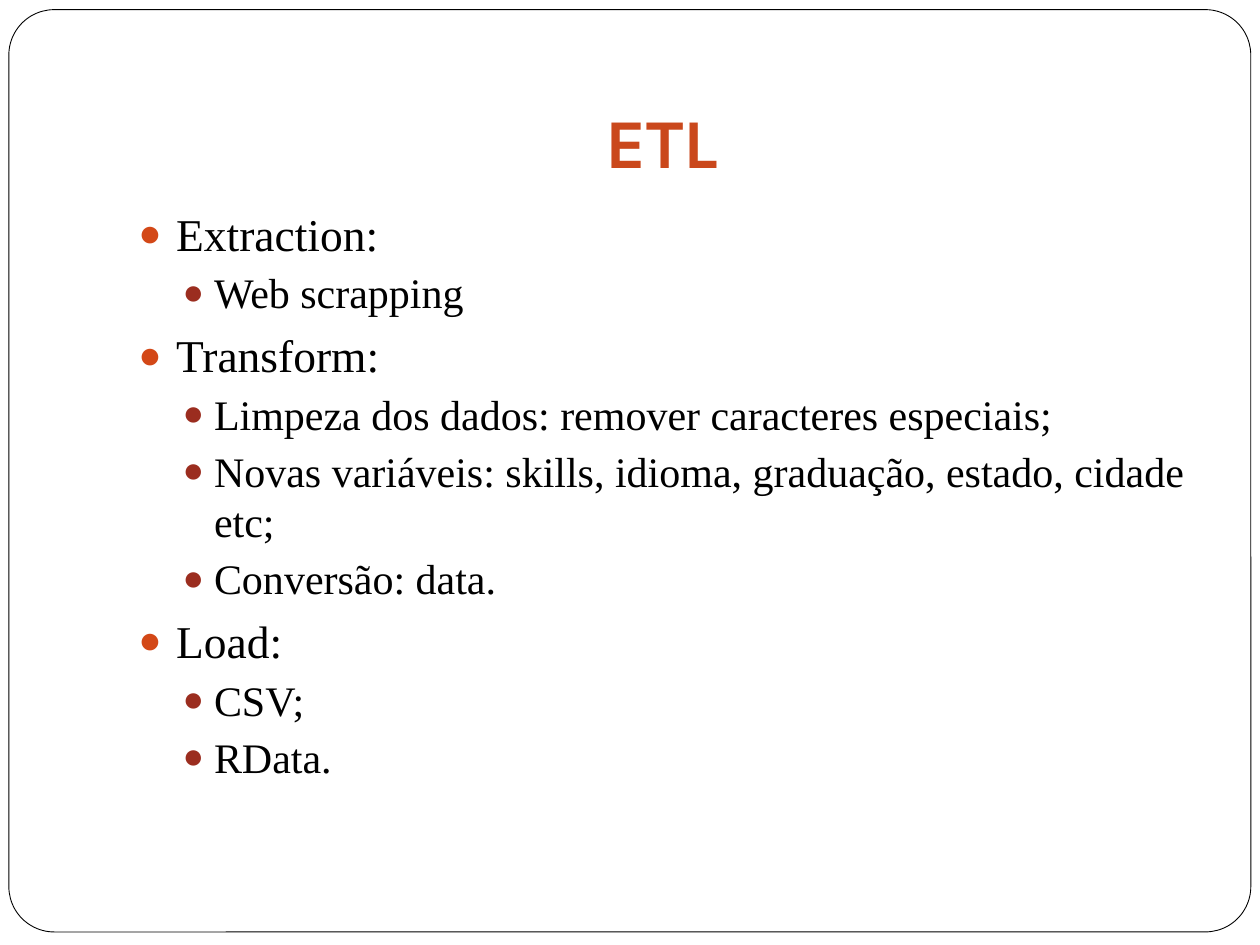
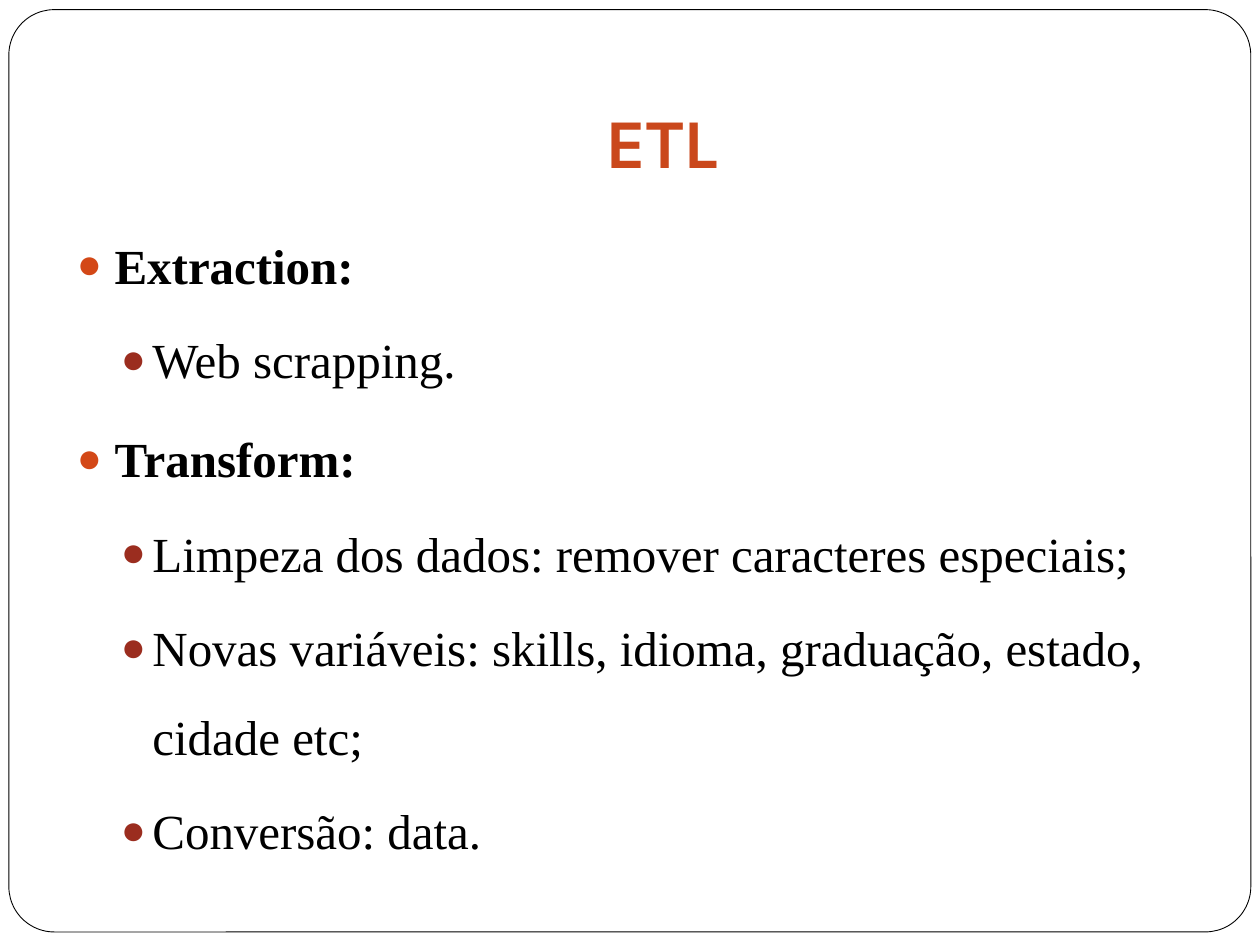
Before and after one commit to gabriellimagomes15/dsa, a slide deck: slide 15 of Apresentacao.pptx (slide 6 before the commit). Drawn at 1260x945 pixels with LibreOffice and Linux fonts; fonts in the diff are those of the drawing. Boxes give left, top, right and bottom in pixels: in the first picture for what was removed or moved away, otherwise in the second. Text is boxed around its words. In the diff, an @@ line names an element or a change of style, - is before the commit and + after.

```diff
--- a/Apresentacao.pptx
+++ b/Apresentacao.pptx
@@ text "Extraction:": place and size @@
-text "Extraction:" at (176, 221, 1184, 774)
+text "Extraction:" at (115, 250, 1143, 850)
@@ text at (115, 250, 1143, 850): size 26 to 28 pt, bold on in "Extraction:", "Transform:"; size 24 to 28 pt in "Limpeza dos dados: remover caracteres especiais;", "Novas variáveis: skills, idioma, graduação, estado, cidade ...", "Conversão: data."; line spacing 1 to 1.5 @@
@@ text at (152, 344, 455, 388): text changed; size 24 to 28 pt @@
-  ● Web scrapping
+  ● Web scrapping.
@@ text at (176, 626, 332, 774): paragraphs removed @@
-● Load:
-  ● CSV;
-  ● RData.
```
Also in this commit, not shown: 6 other slides changed, 14 slides added.
